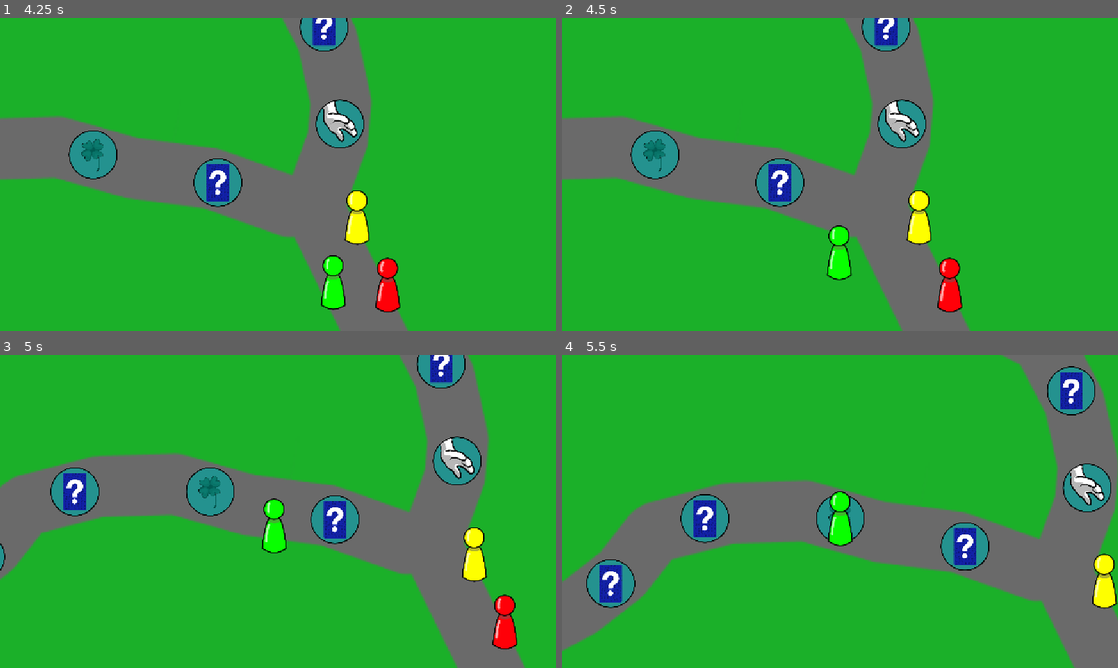
Above: before the commit, frames 1-4 (two rows, left to right).
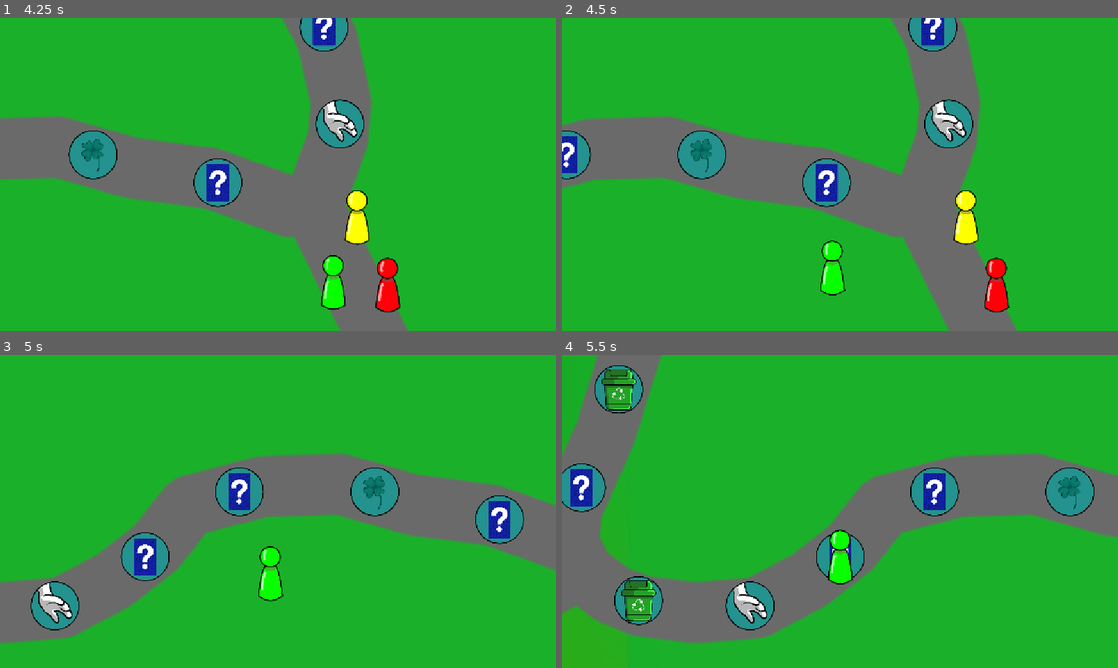
Above: after the commit, the same moments.

Repository: LitheFulminare/avancar-para-reciclar-XP5
Game: Godot game, scene res://Prototyping/map test.tscn
The game is run twice, just before and just after one commit, with the same random seed, the same clock (stepped at 60 frames per second) and the same inputs.
Inputs (mouse positions are in pixels of both pictures, inside the frame that each line leads up to):
- Up to frame 1 (4.25 s): tap Enter at 0.5 s; move the mouse to (400, 158) at 0.52 s; hold Mouse wheel up (Camera zoom in) 0.53-1.28 s; move the mouse to (166, 190) at 1.27 s; tap Mouse wheel down (Camera zoom out) at 1.35 s; move the mouse to (333, 105) at 2.02 s; hold Space (Confirm) 2.03-2.78 s; move the mouse to (250, 237) at 2.77 s; tap S (Move camera down) at 2.85 s; tap Space (Confirm) at 3.5 s; move the mouse to (444, 221) at 3.52 s; hold A (Move camera left) from 3.53 s (still down)
- Up to frame 2 (4.5 s): tap Space (Confirm) at 4.25 s; move the mouse to (673, 127) at 4.27 s; release A (Move camera left) at 4.28 s; tap D (Move camera right) at 4.35 s
- Up to frame 3 (5 s): no input
- Up to frame 4 (5.5 s): move the mouse to (867, 511) at 5.02 s; hold W (Move camera up) from 5.03 s (still down)

Frame 1 is identical in both runs. In frame 2, 26% of the frame differs, in the area x 0-82%, y 0-100%; in frame 3, 37%; in frame 4, 46%, in the area x 0-100%, y 0-100%.

Commit message:
setup boat minigame scene

Diff:
--- /dev/null
+++ b/avancar para reciclar/Prototyping/Boat minigame.tscn
@@ -0,0 +1,64 @@
+[gd_scene load_steps=10 format=3 uid="uid://dvylhbkrryn2p"]
+
+[ext_resource type="Texture2D" uid="uid://b3piecwswwead" path="res://Assets/Sprites/Minigames/Boat/Green boat.png" id="1_m5ba4"]
+[ext_resource type="Texture2D" uid="uid://de0ire3jwru3w" path="res://Assets/Sprites/Players/Green pawn.png" id="2_47uti"]
+[ext_resource type="Texture2D" uid="uid://ctis46dkihx1r" path="res://Assets/Sprites/Minigames/Boat/Yellow boat.png" id="2_x851a"]
+[ext_resource type="Texture2D" uid="uid://dnyqioq3rpbhy" path="res://Assets/Sprites/Minigames/Boat/Green rod.png" id="3_imucs"]
+[ext_resource type="Texture2D" uid="uid://b13mx14m2qf2l" path="res://Assets/Sprites/Minigames/Boat/Red boat.png" id="3_x851a"]
+[ext_resource type="Texture2D" uid="uid://ce60jpwum60vy" path="res://Assets/Sprites/Players/Yellow pawn.png" id="5_v7u5m"]
+[ext_resource type="Texture2D" uid="uid://wpevfnr4bhi0" path="res://Assets/Sprites/Minigames/Boat/Yellow rod.png" id="6_8x0kp"]
+[ext_resource type="Texture2D" uid="uid://cisy8a2035w84" path="res://Assets/Sprites/Players/Red pawn.png" id="8_mpqio"]
+[ext_resource type="Texture2D" uid="uid://c7ixqt75i304g" path="res://Assets/Sprites/Minigames/Boat/Red rod.png" id="9_d5u5j"]
+
+[node name="BoatMinigame" type="Node2D"]
+
+[node name="Scenario" type="Node" parent="."]
+
+[node name="Water" type="Sprite2D" parent="Scenario"]
+
+[node name="Boats" type="Node" parent="."]
+
+[node name="Green boat" type="Sprite2D" parent="Boats"]
+position = Vector2(254, 171)
+scale = Vector2(0.5, 0.5)
+texture = ExtResource("1_m5ba4")
+
+[node name="Player pawn" type="Sprite2D" parent="Boats/Green boat"]
+show_behind_parent = true
+position = Vector2(-8, -56)
+texture = ExtResource("2_47uti")
+
+[node name="Rod" type="Sprite2D" parent="Boats/Green boat"]
+show_behind_parent = true
+position = Vector2(-82, -34)
+texture = ExtResource("3_imucs")
+
+[node name="Yellow boat" type="Sprite2D" parent="Boats"]
+position = Vector2(577, 171)
+scale = Vector2(0.5, 0.5)
+texture = ExtResource("2_x851a")
+
+[node name="Player pawn" type="Sprite2D" parent="Boats/Yellow boat"]
+show_behind_parent = true
+position = Vector2(-8, -56)
+texture = ExtResource("5_v7u5m")
+
+[node name="Rod" type="Sprite2D" parent="Boats/Yellow boat"]
+show_behind_parent = true
+position = Vector2(-82, -34)
+texture = ExtResource("6_8x0kp")
+
+[node name="Red boat" type="Sprite2D" parent="Boats"]
+position = Vector2(905, 171)
+scale = Vector2(0.5, 0.5)
+texture = ExtResource("3_x851a")
+
+[node name="Player pawn" type="Sprite2D" parent="Boats/Red boat"]
+show_behind_parent = true
+position = Vector2(-8, -56)
+texture = ExtResource("8_mpqio")
+
+[node name="Rod" type="Sprite2D" parent="Boats/Red boat"]
+show_behind_parent = true
+position = Vector2(-82, -34)
+texture = ExtResource("9_d5u5j")
--- a/avancar para reciclar/Scripts/Managers/round_manager.gd
+++ b/avancar para reciclar/Scripts/Managers/round_manager.gd
@@ -121,7 +121,7 @@
 			current_round_state = round_states.second_dice_roll
 
 		round_states.second_dice_roll:
-			second_dice_result = 1#GameManager.roll_dice(1, 6)
+			second_dice_result = 3#GameManager.roll_dice(1, 6)
 			total_dice_result = first_dice_result + second_dice_result
 			print("Second dice roll: " + str(second_dice_result))
 			# if there is a special item that makes the player roll another dice I could
--- a/avancar para reciclar/project.godot
+++ b/avancar para reciclar/project.godot
@@ -26,6 +26,11 @@
 [display]
 
 window/stretch/mode="canvas_items"
+
+[editor]
+
+movie_writer/movie_file="D:/Game dev and college/Games/Godot/avancar-para-reciclar-XP5/Godot movies/movie.avi"
+movie_writer/disable_vsync=true
 
 [input]
 
